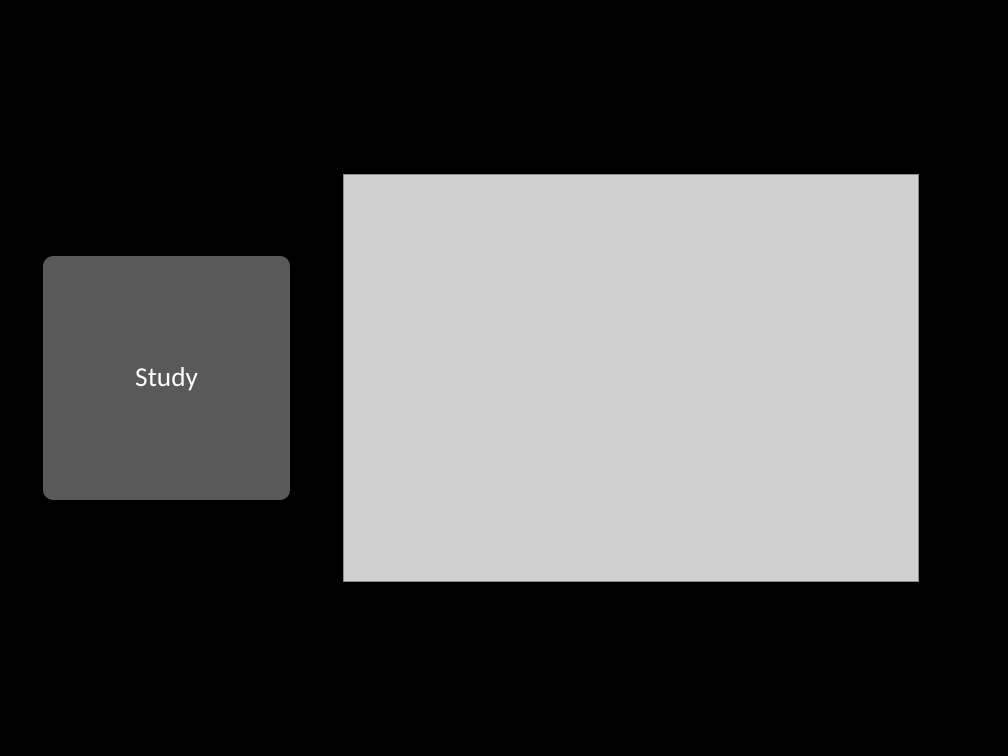
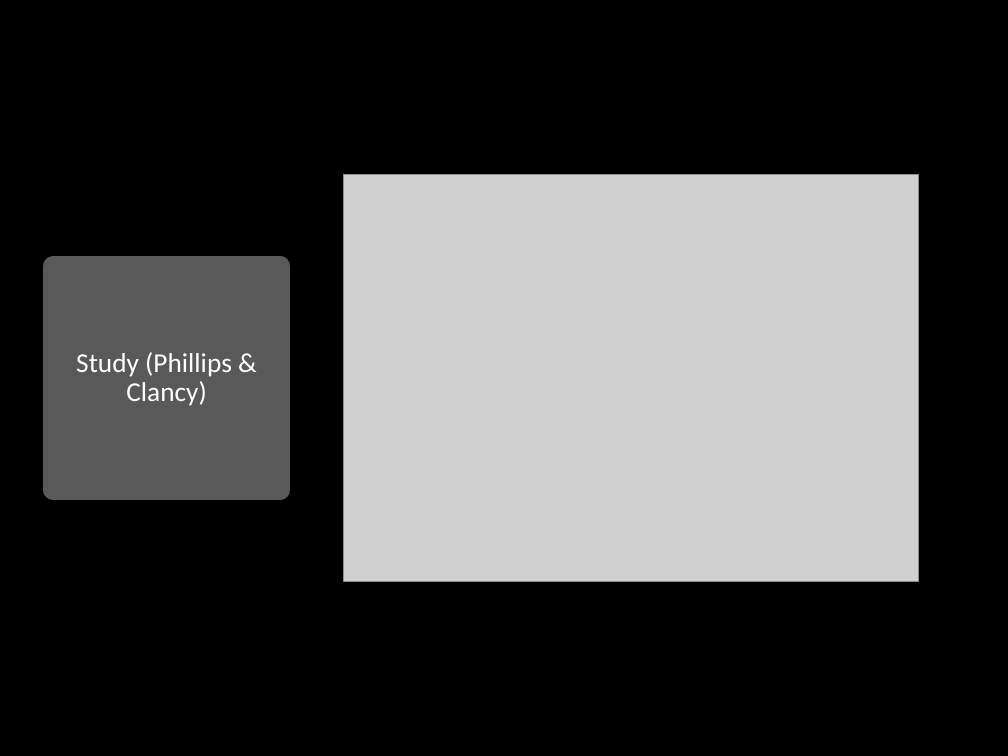
Before and after one commit to jwknaup/Junior, a slide deck: slide 8 of HON 394/Social Desirability Bias.pptx (slide 6 before the commit). Drawn at 1008x756 pixels with LibreOffice and Linux fonts; fonts in the diff are those of the drawing; grey boxes stand for pictures. Boxes give left, top, right and bottom in pixels: in the first picture for what was removed or moved away, otherwise in the second. Text is boxed around its words. In the diff, an @@ line names an element or a change of style, - is before the commit and + after.

```diff
--- a/HON 394/Social Desirability Bias.pptx
+++ b/HON 394/Social Desirability Bias.pptx
@@ title at box(76, 352, 232, 406): text changed @@
-Study
+Study (Phillips & Clancy)
```
Also in this commit, not shown: 3 other slides changed, 3 slides added, 4 other files.
